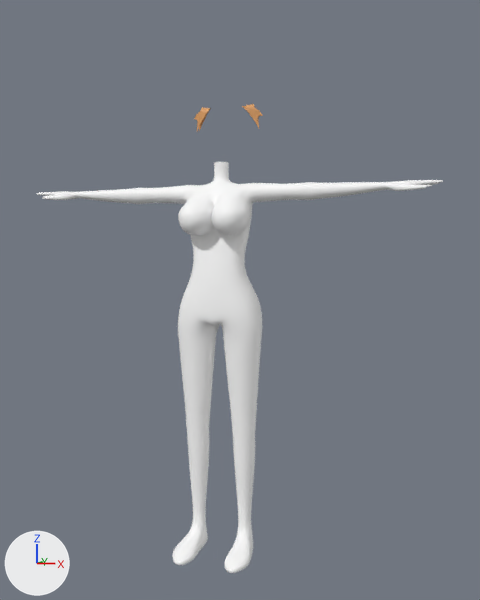
The Blender file untitled.blend: old version first, new version second.
Both versions are drawn from a 50 mm lens placed at (7.39, -20.98, 9.92), pointed at (0.24, 1.89, 8.24). The axes (+X, +Y, +Z) are drawn at lower left. The lights are the same throughout.

Objects in the first picture: 'body'.
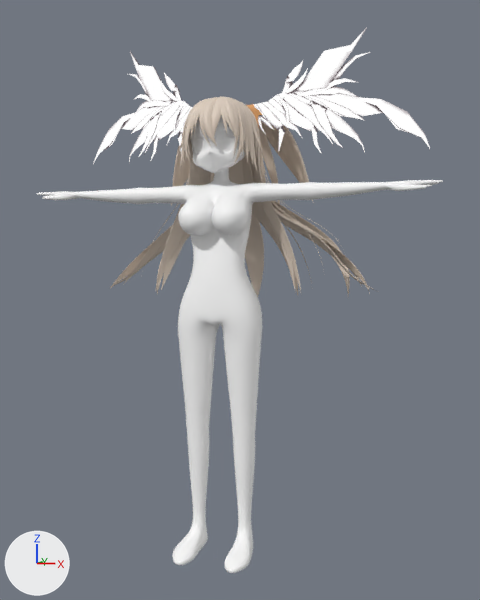
Commit message: 指のウェイト

The change, as a diff of the scene's bpy script:
```diff
--- a/untitled.blend.py
+++ b/untitled.blend.py
@@ ob_face @@
 _m = ob_face.modifiers.new('Subdivision', 'SUBSURF')
 _m.levels = 2
-ob_face.hide_set(True)  # its collection is switched off
@@ ob_nurbspath @@
 ob_nurbspath.location = (0.0, 0.0, 13.6)
-ob_nurbspath.hide_set(True)  # its collection is switched off
@@ ob_nurbspath_001 @@
 ob_nurbspath_001.location = (0.0, 0.0, 13.6)
-ob_nurbspath_001.hide_set(True)  # its collection is switched off
@@ ob_nurbspath_002 @@
 ob_nurbspath_002.location = (0.0, 0.0, 13.6)
-ob_nurbspath_002.hide_set(True)  # its collection is switched off
@@ ob_nurbspath_003 @@
 ob_nurbspath_003.location = (0.0, 0.0, 13.52)
-ob_nurbspath_003.hide_set(True)  # its collection is switched off
@@ ob_nurbspath_004 @@
 _m = ob_nurbspath_004.modifiers.new('Mirror', 'MIRROR')
-ob_nurbspath_004.hide_set(True)  # its collection is switched off
@@ ob_nurbspath_005 @@
 _m = ob_nurbspath_005.modifiers.new('Mirror', 'MIRROR')
-ob_nurbspath_005.hide_set(True)  # its collection is switched off
@@ ob_nurbspath_006 @@
 _m = ob_nurbspath_006.modifiers.new('Mirror', 'MIRROR')
-ob_nurbspath_006.hide_set(True)  # its collection is switched off
@@ ob_nurbspath_007 @@
 _m = ob_nurbspath_007.modifiers.new('Mirror', 'MIRROR')
-ob_nurbspath_007.hide_set(True)  # its collection is switched off
@@ ob_nurbspath_008 @@
 _m = ob_nurbspath_008.modifiers.new('Mirror', 'MIRROR')
-ob_nurbspath_008.hide_set(True)  # its collection is switched off
@@ ob_nurbspath_009 @@
 ob_nurbspath_009.location = (0.0, 0.0, 13.6)
-ob_nurbspath_009.hide_set(True)  # its collection is switched off
@@ ob_nurbspath_010 @@
 ob_nurbspath_010.location = (0.0, 0.0, 13.6)
-ob_nurbspath_010.hide_set(True)  # its collection is switched off
@@ ob_nurbspath_011 @@
 ob_nurbspath_011.location = (0.0, 0.0, 13.6)
-ob_nurbspath_011.hide_set(True)  # its collection is switched off
@@ ob_nurbspath_012 @@
 ob_nurbspath_012.location = (0.0, 0.0, 13.6)
-ob_nurbspath_012.hide_set(True)  # its collection is switched off
@@ ob_nurbspath_014 @@
 _m = ob_nurbspath_014.modifiers.new('Mirror', 'MIRROR')
-ob_nurbspath_014.hide_set(True)  # its collection is switched off
@@ ob_nurbspath_016 @@
 _m = ob_nurbspath_016.modifiers.new('Mirror', 'MIRROR')
-ob_nurbspath_016.hide_set(True)  # its collection is switched off
@@ ob_nurbspath_029 @@
 _m = ob_nurbspath_029.modifiers.new('Mirror', 'MIRROR')
-ob_nurbspath_029.hide_set(True)  # its collection is switched off
@@ ob_back_base @@
 _m = ob_back_base.modifiers.new('Mirror', 'MIRROR')
-ob_back_base.hide_set(True)  # its collection is switched off
@@ ob_nurbspath_022 @@
 _m = ob_nurbspath_022.modifiers.new('Mirror', 'MIRROR')
-ob_nurbspath_022.hide_set(True)  # its collection is switched off
@@ ob_nurbspath_023 @@
 _m = ob_nurbspath_023.modifiers.new('Mirror', 'MIRROR')
-ob_nurbspath_023.hide_set(True)  # its collection is switched off
@@ ob_nurbspath_024 @@
 _m = ob_nurbspath_024.modifiers.new('Mirror', 'MIRROR')
-ob_nurbspath_024.hide_set(True)  # its collection is switched off
@@ ob_nurbspath_025 @@
 ob_nurbspath_025.location = (0.0, 0.0, 13.52)
-ob_nurbspath_025.hide_set(True)  # its collection is switched off
@@ ob_nurbspath_021 @@
 _m = ob_nurbspath_021.modifiers.new('Mirror', 'MIRROR')
-ob_nurbspath_021.hide_set(True)  # its collection is switched off
@@ ob_nurbspath_020 @@
 _m = ob_nurbspath_020.modifiers.new('Mirror', 'MIRROR')
-ob_nurbspath_020.hide_set(True)  # its collection is switched off
@@ ob_nurbspath_019 @@
 _m = ob_nurbspath_019.modifiers.new('Mirror', 'MIRROR')
-ob_nurbspath_019.hide_set(True)  # its collection is switched off
@@ ob_nurbspath_018 @@
 _m = ob_nurbspath_018.modifiers.new('Mirror', 'MIRROR')
-ob_nurbspath_018.hide_set(True)  # its collection is switched off
@@ ob_nurbspath_028 @@
 _m = ob_nurbspath_028.modifiers.new('Mirror', 'MIRROR')
-ob_nurbspath_028.hide_set(True)  # its collection is switched off
@@ ob_nurbspath_030 @@
 _m = ob_nurbspath_030.modifiers.new('Mirror', 'MIRROR')
-ob_nurbspath_030.hide_set(True)  # its collection is switched off
@@ ob_nurbspath_031 @@
 _m = ob_nurbspath_031.modifiers.new('Mirror', 'MIRROR')
-ob_nurbspath_031.hide_set(True)  # its collection is switched off
@@ ob_nurbspath_032 @@
 _m = ob_nurbspath_032.modifiers.new('Mirror', 'MIRROR')
-ob_nurbspath_032.hide_set(True)  # its collection is switched off
@@ ob_nurbspath_033 @@
 _m = ob_nurbspath_033.modifiers.new('Mirror', 'MIRROR')
-ob_nurbspath_033.hide_set(True)  # its collection is switched off
@@ ob_nurbspath_034 @@
 _m = ob_nurbspath_034.modifiers.new('Mirror', 'MIRROR')
-ob_nurbspath_034.hide_set(True)  # its collection is switched off
@@ ob_cone_001 @@
 _m = ob_cone_001.modifiers.new('Mirror', 'MIRROR')
-ob_cone_001.hide_set(True)  # its collection is switched off
@@ ob_cone @@
 _m = ob_cone.modifiers.new('Mirror', 'MIRROR')
-ob_cone.hide_set(True)  # its collection is switched off
```

What differs and where, as boxes [x1, y1, x2, y2] in the pictures (480 x 600 px):
'cone', shown: after [93, 52, 430, 165]
'cone.001', shown: after [130, 27, 367, 106]
'face', shown: after [190, 116, 245, 173]
'NurbsPath.022', shown: after [155, 103, 301, 291]
'NurbsPath.025', shown: after [229, 160, 264, 297]
'NurbsPath.019', shown: after [111, 141, 370, 293]
'NurbsPath.018', shown: after [110, 169, 374, 290]
'NurbsPath.024', shown: after [210, 152, 298, 295]
'NurbsPath.030', shown: after [171, 125, 313, 206]
'NurbsPath.034', shown: after [178, 125, 305, 186]
'NurbsPath.021', shown: after [161, 167, 295, 290]
'NurbsPath.023', shown: after [157, 201, 350, 295]
'NurbsPath.032', shown: after [258, 127, 280, 204]
'NurbsPath', shown: after [202, 97, 218, 146]
'NurbsPath.031', shown: after [261, 121, 302, 183]
'NurbsPath.004', shown: after [183, 97, 245, 164]
'NurbsPath.010', shown: after [212, 96, 223, 135]
'NurbsPath.005', shown: after [185, 97, 239, 159]
'NurbsPath.020', shown: after [123, 152, 362, 287]
'NurbsPath.003', shown: after [224, 97, 236, 136]
'NurbsPath.009', shown: after [185, 98, 210, 152]
'NurbsPath.007', shown: after [179, 99, 257, 173]
'NurbsPath.008', shown: after [183, 101, 249, 163]
'NurbsPath.006', shown: after [181, 114, 253, 164]
'NurbsPath.028', shown: after [141, 134, 324, 277]
'NurbsPath.014', shown: after [177, 100, 263, 155]
'NurbsPath.011', shown: after [199, 100, 211, 146]
'NurbsPath.016', shown: after [186, 101, 258, 159]
'NurbsPath.001', shown: after [191, 98, 211, 139]
'NurbsPath.029', shown: after [182, 105, 243, 166]
'NurbsPath.002', shown: after [221, 101, 227, 134]
'NurbsPath.012', shown: after [222, 97, 236, 135]
'NurbsPath.033', shown: after [260, 150, 266, 183]
'back-base', shown: after [188, 133, 249, 157]
